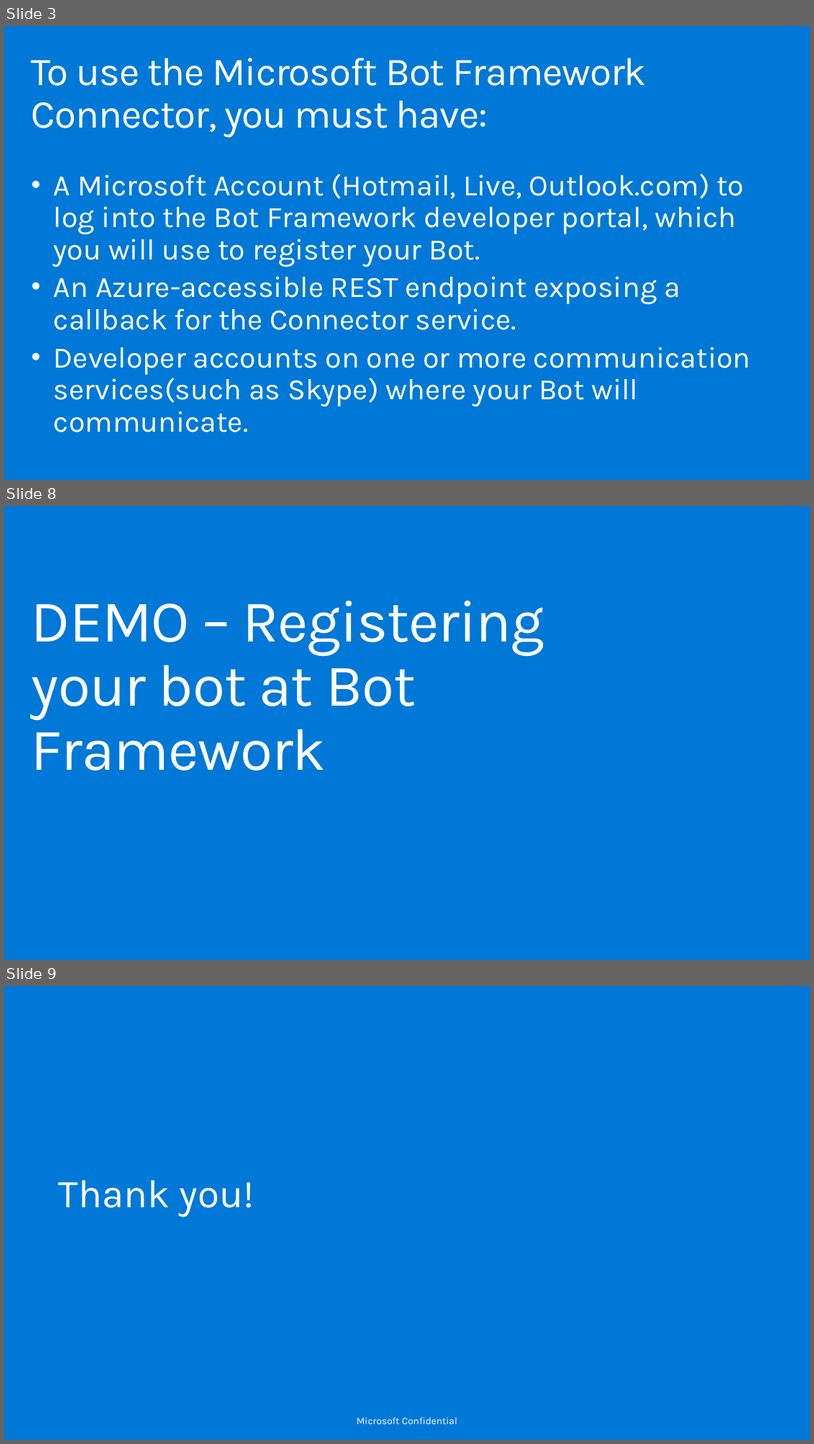
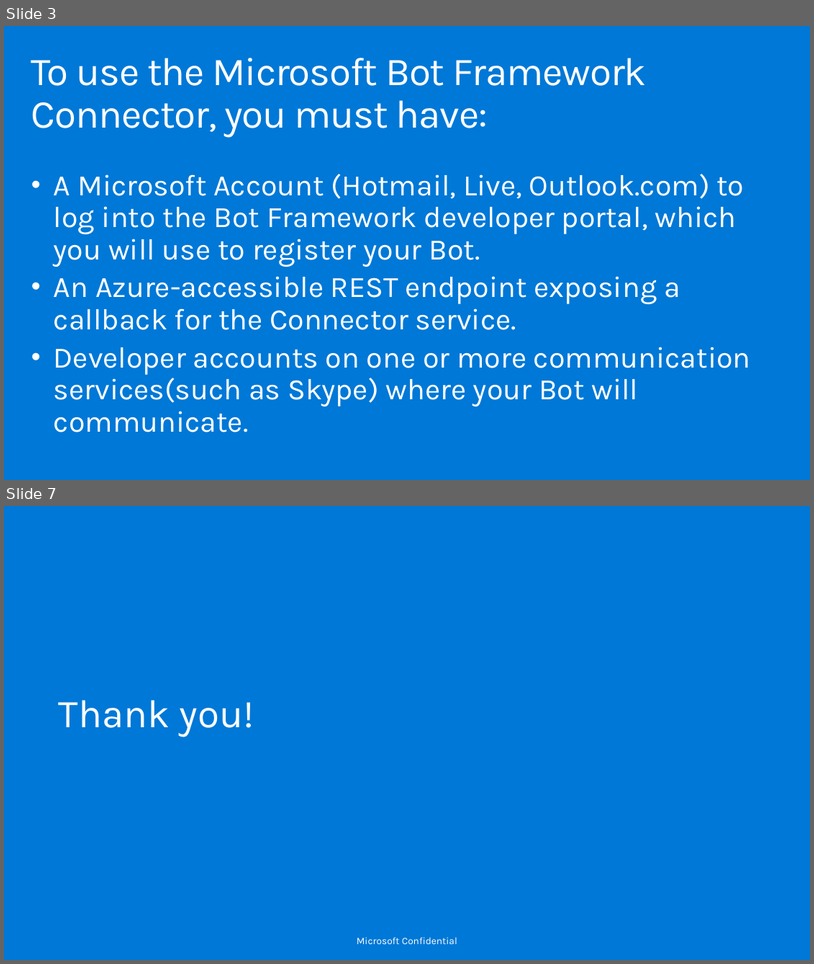
Before and after one commit to lcarli/BotsHOL, a slide deck: Connecting your bot with Connector Service.pptx. Shown one above the other, each under a label of ours: slides 3, 8 and 9 before the commit, slides 3 and 7 after it; the slides between them are not shown. The pictures are 814x1444 and 814x964 pixels, drawn with LibreOffice and Linux fonts; fonts in the diff are those of the drawing; background and template pictures are left out. Boxes give left, top, right and bottom in pixels: in the first picture for what was removed or moved away, otherwise in the second. Text is boxed around its words. In the diff, an @@ line names an element or a change of style, - is before the commit and + after.

Commit message:
Connectors Demo

```diff
--- a/Connecting your bot with Connector Service.pptx
+++ b/Connecting your bot with Connector Service.pptx
@@ slide 8 removed at bbox=[4, 506, 810, 960], background #0078D7 @@
@@ title removed at bbox=[31, 600, 544, 770] @@
-DEMO – Registering your bot at Bot Framework
@@ what was slide 9 is now slide 7 @@
```
Also in this commit, not shown: 1 slide changed, 2 slides added, 3 other slides removed, 3 other files.
